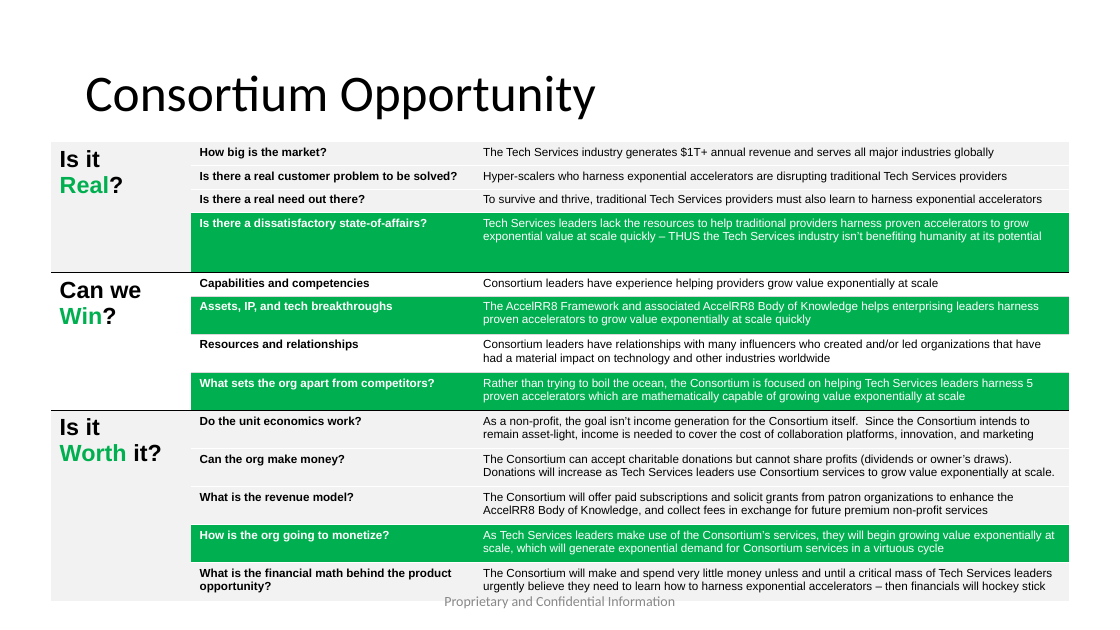
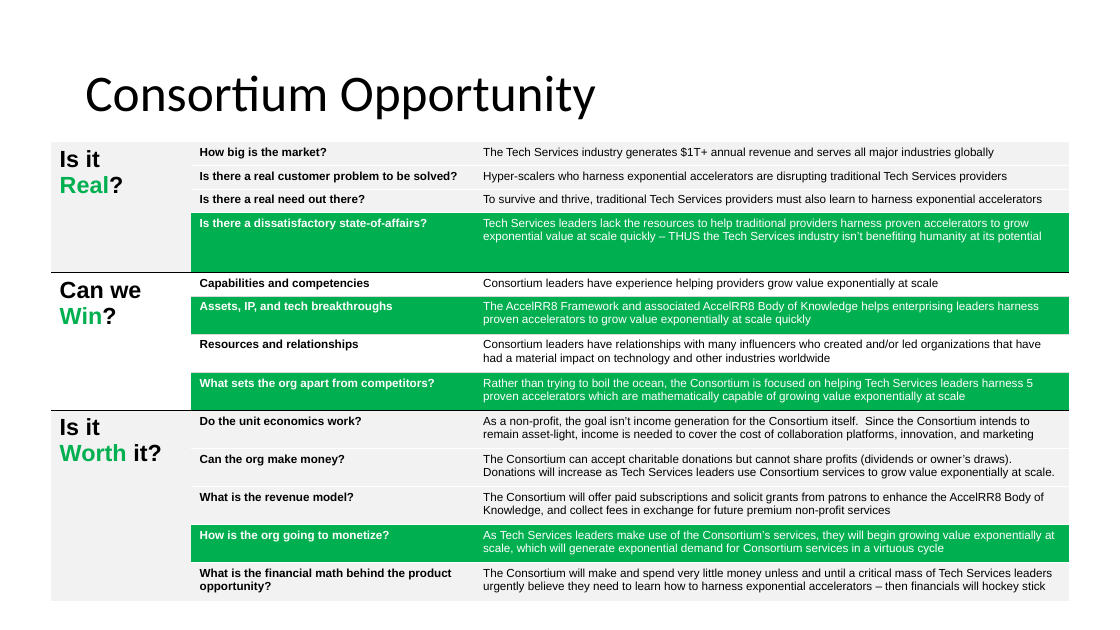
Before and after one commit to AccelRR8-Consortium-NonProfit/Management-Public, a slide deck: slide 7 of docs/1_Integration/1b_Strategy/AccelRR8 Consortium Non-Profit Organization Strategy.pptx (slide 6 before the commit). Drawn at 1120x630 pixels with LibreOffice and Linux fonts; fonts in the diff are those of the drawing; background and template pictures are left out. Boxes give left, top, right and bottom in pixels: in the first picture for what was removed or moved away, otherwise in the second. Text is boxed around its words. In the diff, an @@ line names an element or a change of style, - is before the commit and + after.

```diff
--- a/docs/1_Integration/1b_Strategy/AccelRR8 Consortium Non-Profit Organization Strategy.pptx
+++ b/docs/1_Integration/1b_Strategy/AccelRR8 Consortium Non-Profit Organization Strategy.pptx
@@ table at <box>51,142,1070,597</box> @@
-row 11, column 3: The Consortium will offer paid subscriptions and solicit grants from patron organizations to enhance the AccelRR8 Body of Knowledge, and collect fees in exchange for future premium non-profit services
+row 11, column 3: The Consortium will offer paid subscriptions and solicit grants from patrons to enhance the AccelRR8 Body of Knowledge, and collect fees in exchange for future premium non-profit services
@@ text removed at <box>444,596,675,608</box> @@
-Proprietary and Confidential Information
```
Also in this commit, not shown: 20 other slides changed, 8 slides removed, 35 other files.
